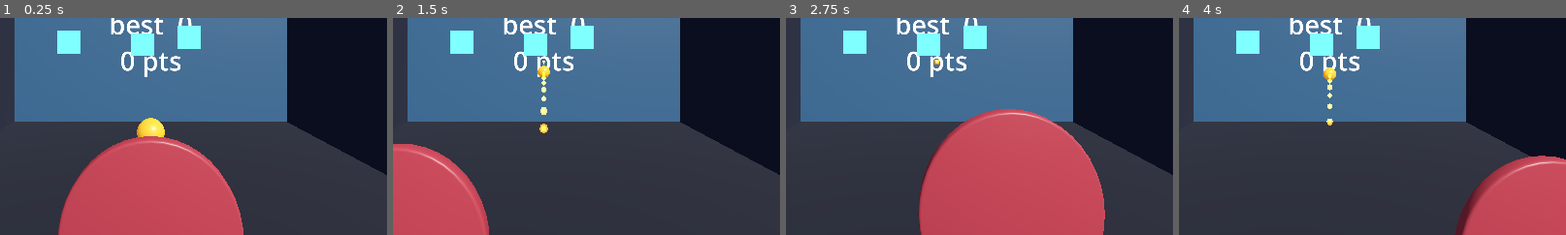
Above: before the commit, frames 1-4 (left to right).
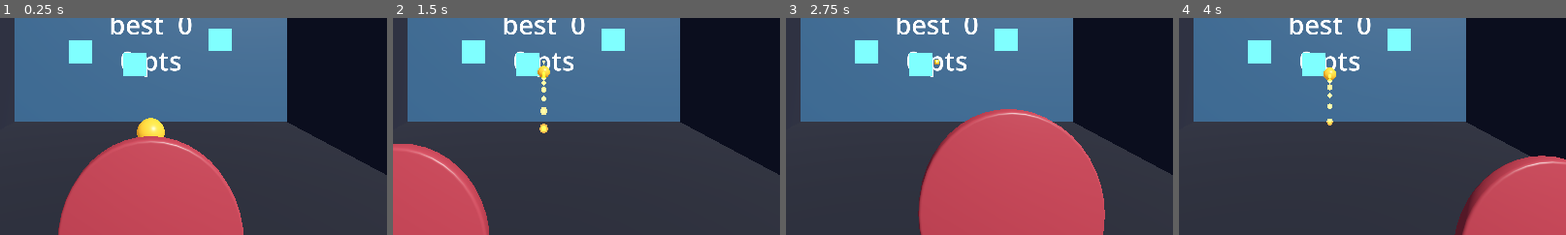
Above: after the commit, the same moments.

Repository: cascadiacollections/paddlequest
Game: Godot game, scene res://scenes/main.tscn
Two runs of this game, one before a commit and one after it. Both use one fixed random seed, a clock stepped at 60 frames per second and the inputs below.
Inputs (mouse positions are % of the whole screen's width and height, from its top left):
- Up to frame 1 (0.25 s): no input
- Up to frame 2 (1.5 s): tap Enter (ui_accept) at 0.5, 0.77, 1.25 s; move the mouse to (55, 50) at 0.52 s; hold Up (ui_up) from 0.53 s (still down); move the mouse to (45, 50) at 1.27 s
- Up to frame 3 (2.75 s): keep holding Up (ui_up); tap Enter (ui_accept) at 1.52, 2 s; move the mouse to (52, 48) at 2.02 s
- Up to frame 4 (4 s): keep holding Up (ui_up); tap Enter (ui_accept) at 2.75, 3.02, 3.5, 3.77 s; move the mouse to (49, 52) at 2.77 s; move the mouse to (57, 51) at 3.52 s
The pictures show only the part of the screen within x 31-80%, y 43-93%; the shares and areas given below are measured in that part.

The runs differ from the first frame. In frame 1, 3.3% of the frame differs, in the area x 14-60%, y 3-27%; in frame 2, 3.3%; in frame 3, 3.3%; in frame 4, 3.3%.

Commit message:
Seed the target placement and cover it with tests
Closes #11.

targets.gd called randf_range unseeded, so any assertion about where a
panel landed was probabilistic and nobody had written one. rng_seed
makes placement reproducible; left at 0 the generator randomizes
itself, which is what a player should get, so the production path is
unchanged.

test_targets.gd covers what test_scoring.gd does not: that the bands
are disjoint in the first place, that every panel starts inside its own
band and at rally height, that a struck panel goes dark and stops
detecting, that it cannot score twice, that a non-rigid body is ignored,
and that a respawn puts it back inside the same band.

The respawn is a SceneTreeTimer in wall time rather than physics
frames, which is why that test shortens respawn_delay and waits on a
real timer instead of stepping frames - stepping 108 frames headless
takes nowhere near 1.2 seconds.

Co-Authored-By: Claude Opus 5 <noreply@anthropic.com>
Claude-Session: https://claude.ai/code/session_015pQ2K84xDmjQBm9PJQEwPK

Diff:
--- a/scripts/targets.gd
+++ b/scripts/targets.gd
@@ -19,10 +19,20 @@
 	Vector2(0.8, 2.1),
 ]
 
+## Seeded so a test can assert where panels land. Left at 0 the generator
+## seeds itself from the system clock, which is what a player should get.
+@export var rng_seed := 0
+
 var _areas: Array[Area3D] = []
+var _rng := RandomNumberGenerator.new()
 
 
 func _ready() -> void:
+	if rng_seed != 0:
+		_rng.seed = rng_seed
+	else:
+		_rng.randomize()
+
 	for child in get_children():
 		var area := child as Area3D
 		if area == null:
@@ -54,5 +64,7 @@
 func _relocate(area: Area3D, index: int) -> void:
 	var band: Vector2 = BANDS[index % BANDS.size()]
 	area.position = Vector3(
-		randf_range(band.x, band.y), randf_range(height_range.x, height_range.y), area.position.z
+		_rng.randf_range(band.x, band.y),
+		_rng.randf_range(height_range.x, height_range.y),
+		area.position.z
 	)
--- /dev/null
+++ b/test/test_targets.gd
@@ -0,0 +1,146 @@
+extends PaddleTest
+
+## Panel placement and the respawn cycle. test_scoring.gd already covers the
+## game-level path (overlapping a panel scores, a dark one does not score
+## again); this covers targets.gd's own invariants, which are geometric and
+## were previously untested and unseeded.
+
+const TargetsScript := preload("res://scripts/targets.gd")
+
+var targets: Node3D
+
+
+func before_each() -> void:
+	await build_scene()
+	targets = main.get_node("Targets")
+
+
+func _panels() -> Array[Area3D]:
+	var found: Array[Area3D] = []
+	for child in targets.get_children():
+		var area := child as Area3D
+		if area != null:
+			found.append(area)
+	return found
+
+
+func test_the_bands_do_not_overlap() -> void:
+	# The bands are what stop two panels landing on top of each other, so
+	# they have to be disjoint before anything else here means much.
+	var bands := TargetsScript.BANDS
+	for i in range(bands.size()):
+		assert_lt(bands[i].x, bands[i].y, "band %d should be non-empty" % i)
+		if i > 0:
+			assert_gte(
+				bands[i].x, bands[i - 1].y, "band %d should start after band %d ends" % [i, i - 1]
+			)
+
+
+func test_every_panel_starts_inside_its_own_band() -> void:
+	var panels := _panels()
+	assert_eq(panels.size(), 3, "the wall should have three panels")
+	for i in range(panels.size()):
+		var band: Vector2 = TargetsScript.BANDS[i % TargetsScript.BANDS.size()]
+		var x := panels[i].position.x
+		assert_between(x, band.x, band.y, "panel %d should sit inside its band" % i)
+
+
+func test_every_panel_starts_at_rally_height() -> void:
+	# Panels above this band are out of the headset's field of view while you
+	# are watching the ball, which is the whole reason the range exists.
+	for i in range(_panels().size()):
+		var y := _panels()[i].position.y
+		assert_between(y, targets.height_range.x, targets.height_range.y, "panel %d height" % i)
+
+
+func test_a_struck_panel_goes_dark_and_stops_monitoring() -> void:
+	var panel := _panels()[0]
+	assert_true(panel.monitoring, "precondition: the panel is live")
+
+	var hits := []
+	targets.target_hit.connect(func(bonus: int): hits.append(bonus))
+	panel.body_entered.emit(ball)
+	await step(2)
+
+	assert_eq(hits, [targets.bonus], "a hit should award exactly one bonus")
+	assert_false(panel.visible, "a struck panel should go dark")
+	assert_false(panel.monitoring, "a struck panel should stop detecting")
+
+
+func test_a_dark_panel_cannot_be_struck_again() -> void:
+	var panel := _panels()[0]
+	var hits := []
+	targets.target_hit.connect(func(bonus: int): hits.append(bonus))
+
+	panel.body_entered.emit(ball)
+	await step(2)
+	panel.body_entered.emit(ball)
+	await step(2)
+
+	assert_eq(hits.size(), 1, "a dark panel should not score a second time")
+
+
+func test_only_a_rigid_body_counts() -> void:
+	var panel := _panels()[0]
+	var hits := []
+	targets.target_hit.connect(func(bonus: int): hits.append(bonus))
+
+	var not_the_ball := Area3D.new()
+	add_child_autofree(not_the_ball)
+	panel.body_entered.emit(not_the_ball)
+	await step(2)
+
+	assert_eq(hits, [], "only the ball should score")
+	assert_true(panel.monitoring, "a non-ball overlap should leave the panel live")
+
+
+func test_a_panel_comes_back_inside_its_own_band() -> void:
+	targets.respawn_delay = 0.05
+	var panel := _panels()[0]
+	var band: Vector2 = TargetsScript.BANDS[0]
+
+	panel.body_entered.emit(ball)
+	await step(2)
+	assert_false(panel.visible, "precondition: the panel is dark")
+
+	# The respawn is a SceneTreeTimer in wall time, not physics frames.
+	await get_tree().create_timer(0.3).timeout
+	await step(2)
+
+	assert_true(panel.visible, "the panel should come back")
+	assert_true(panel.monitoring, "and start detecting again")
+	assert_between(panel.position.x, band.x, band.y, "it should stay in its own band")
+	assert_between(
+		panel.position.y, targets.height_range.x, targets.height_range.y, "and at rally height"
+	)
+
+
+func test_the_same_seed_places_panels_the_same_way() -> void:
+	# Unseeded placement is what a player should get, but it made every
+	# assertion above probabilistic. rng_seed makes it reproducible.
+	var first: Array = await _seeded_positions(1234)
+	var second: Array = await _seeded_positions(1234)
+	var different: Array = await _seeded_positions(99)
+
+	assert_eq(first, second, "the same seed should place panels identically")
+	assert_ne(first, different, "a different seed should place them differently")
+
+
+## Build a Targets node of its own with `seed` and report where its panels
+## landed. Done by hand rather than through the scene so the seed can be set
+## before _ready runs.
+func _seeded_positions(rng_seed: int) -> Array:
+	var node := Node3D.new()
+	node.set_script(TargetsScript)
+	node.rng_seed = rng_seed
+	for i in 3:
+		node.add_child(Area3D.new())
+	add_child_autofree(node)
+	await step(1)
+
+	var positions := []
+	for child in node.get_children():
+		var area := child as Area3D
+		if area != null:
+			positions.append(Vector2(area.position.x, area.position.y))
+	return positions
